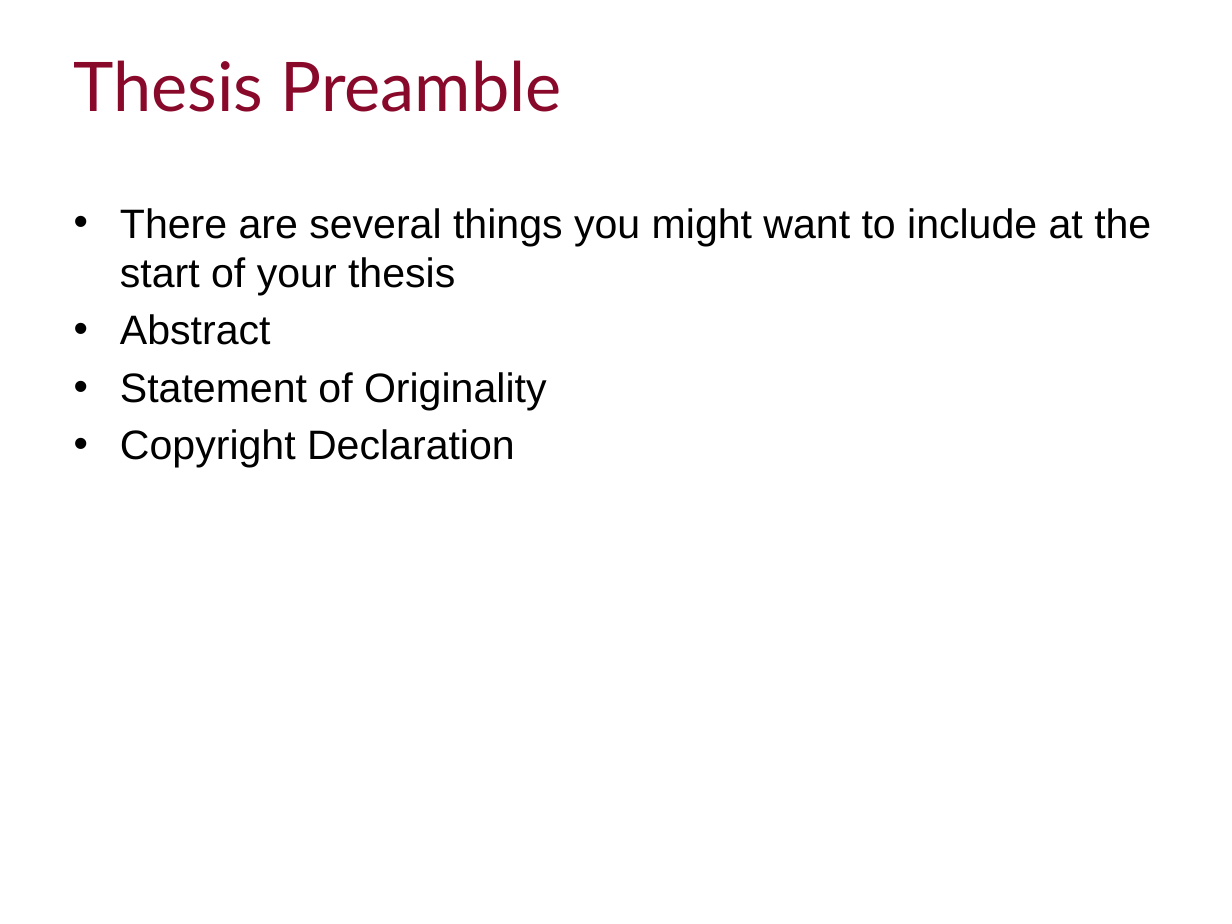
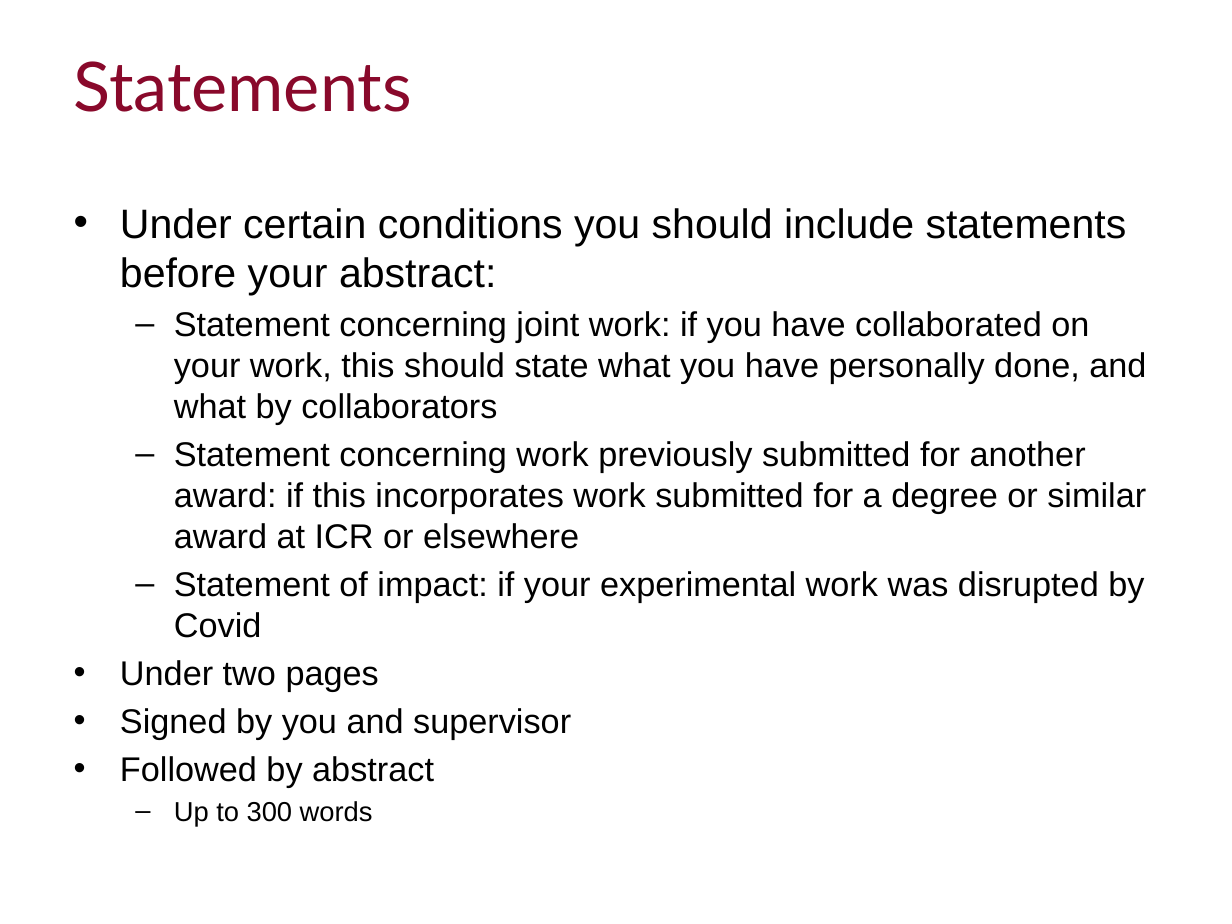
Before and after one commit to ImperialCollegeLondon/RCDS-writing-theses-in-latex, a slide deck: slide 14 of Writing Theses in Latex Slides.pptx. Drawn at 1232x924 pixels with LibreOffice and Linux fonts; fonts in the diff are those of the drawing; background and template pictures are left out. Boxes give left, top, right and bottom in pixels: in the first picture for what was removed or moved away, otherwise in the second. Text is boxed around its words. In the diff, an @@ line names an element or a change of style, - is before the commit and + after.

```diff
--- a/Writing Theses in Latex Slides.pptx
+++ b/Writing Theses in Latex Slides.pptx
@@ title at (74,61,412,112): text changed @@
-Thesis Preamble
+Statements
@@ text at (120,208,1146,788): text changed; size 24 to 20 pt @@
-• There are several things you might want to include at the start of your thesis
-• Abstract
-• Statement of Originality
-• Copyright Declaration
+• Under certain conditions you should include statements before your abstract:
+  – Statement concerning joint work: if you have collaborated on your work, this should state what you have personally done, and what by collaborators
+  – Statement concerning work previously submitted for another award: if this incorporates work submitted for a degree or similar award at ICR or elsewhere
+  – Statement of impact: if your experimental work was disrupted by Covid
+• Under two pages
+• Signed by you and supervisor
+• Followed by abstract
+  – Up to 300 words
```
Also in this commit, not shown: 9 other slides changed, 2 slides added, 1 slide removed.
